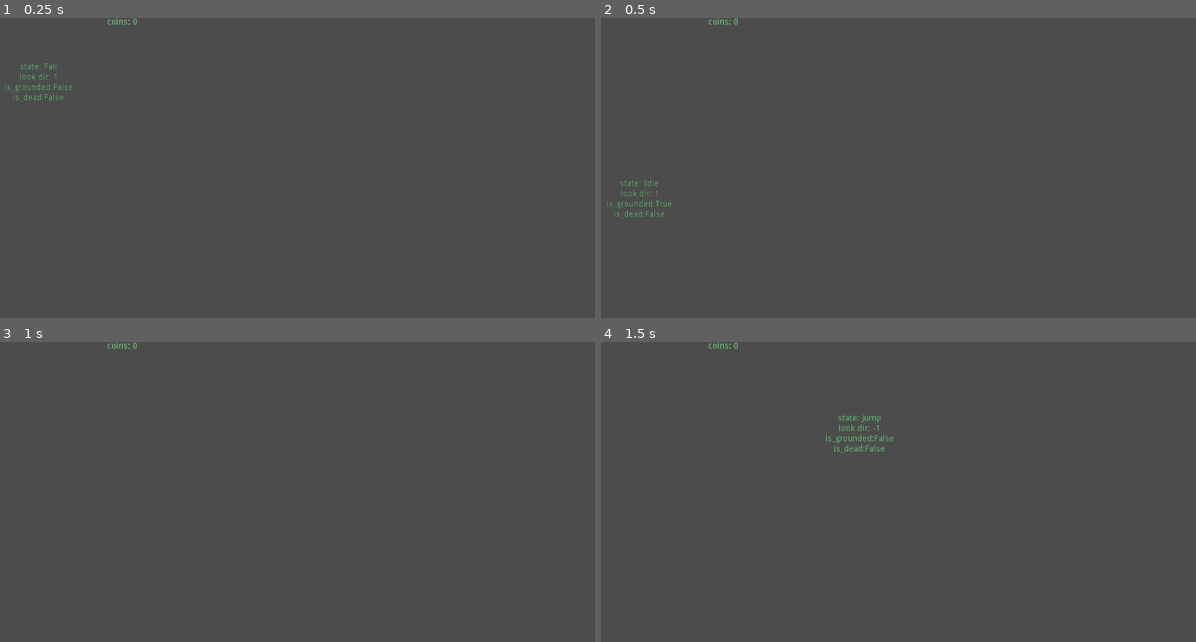
Above: before the commit, frames 1-4 (two rows, left to right).
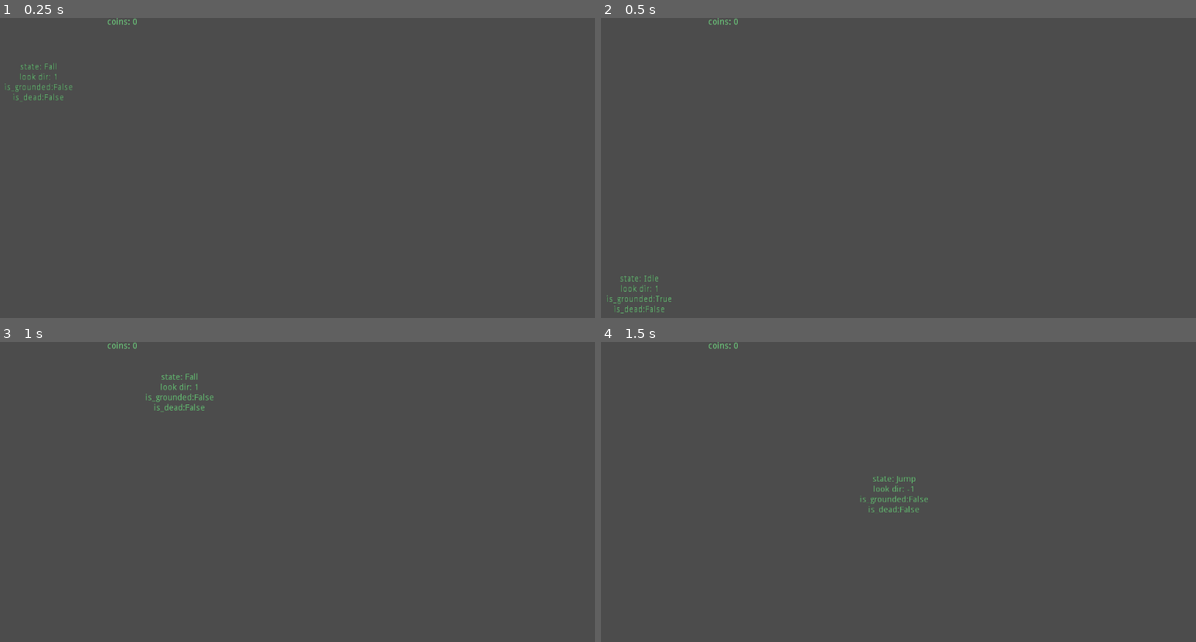
Above: after the commit, the same moments.

Repository: vicious987/slimeboy
Game: Godot game, scene res://Gameworld.tscn
The game is run twice, just before and just after one commit, with the same random seed, the same clock (stepped at 60 frames per second) and the same inputs.
Inputs:
- Up to frame 1 (0.25 s): no input
- Up to frame 2 (0.5 s): no input
- Up to frame 3 (1 s): hold D (move_right) from 0.53 s (still down); hold W (jump) from 0.53 s (still down)
- Up to frame 4 (1.5 s): release D (move_right) at 1.28 s; release W (jump) at 1.28 s; hold A (move_left) from 1.28 s (still down); tap W (jump) at 1.35 s

Frame 1 is identical in both runs. In frame 2, 0.5% of the frame differs, in the area x 0-12%, y 53-99%; in frame 3, 0.3%; in frame 4, 0.6%, in the area x 37-55%, y 24-57%.

Commit message:
add wall jump (kinda works)

Diff:
--- a/TestingGrounds.tscn
+++ b/TestingGrounds.tscn
@@ -11,7 +11,7 @@
 extents = Vector2( 91.7833, 77.1758 )
 
 [sub_resource type="RectangleShape2D" id=3]
-extents = Vector2( 21.7733, 300 )
+extents = Vector2( 21.773, 600 )
 
 [node name="Map" type="Node2D"]
 
@@ -28,7 +28,7 @@
 collision_mask = 0
 
 [node name="CollisionShape2D" type="CollisionShape2D" parent="StaticBody2D2"]
-position = Vector2( 161.045, 508.945 )
+position = Vector2( 117.65, 695.289 )
 shape = SubResource( 2 )
 
 [node name="StaticBody2D3" type="StaticBody2D" parent="."]
@@ -39,7 +39,7 @@
 }
 
 [node name="CollisionShape2D" type="CollisionShape2D" parent="StaticBody2D3"]
-position = Vector2( 4.4878, 152.585 )
+position = Vector2( 7.04029, 27.5049 )
 shape = SubResource( 3 )
 
 [node name="KillArea" parent="." instance=ExtResource( 1 )]
--- a/states/FallState.gd
+++ b/states/FallState.gd
@@ -1,6 +1,6 @@
 extends AirState
 
-export var horizontal_maneuverability:int = 600
+export var horizontal_maneuverability:int = 800
 export(float,0,1) var acc_factor = 0.2
 
 func _ready() -> void:
--- a/states/Jump.gd
+++ b/states/Jump.gd
@@ -26,7 +26,7 @@
 func update(host:KinematicBody2D, delta):
 	.update(host, delta)
 
-	player_body.motion.y += gravity * delta
+	player_body.motion.y += gravity * delta # why need delta tho
 
 	if player_body.motion.y > 0:
 		emit_signal("done", "Fall")
--- a/states/Walljump.gd
+++ b/states/Walljump.gd
@@ -1,8 +1,18 @@
 extends State
+
+var gravity
+var jump_height = 500
+var jump_speed
+var jump_duration =0.7
+
+func _ready() -> void:
+	gravity = 2 * jump_height / pow(jump_duration, 2)
+	jump_speed = -sqrt(2 * gravity * jump_height)
 
 var controllable
 func enter(host:KinematicBody2D) -> void:
-	player_body.motion = Vector2(2000,-3000)
+	player_body.motion.x = 600
+	player_body.motion.y += jump_speed
 	#controllable = false
 func exit(host:KinematicBody2D) -> void:
 	return
@@ -11,8 +21,8 @@
 	return
 
 func update(host:KinematicBody2D, delta) -> void:
-	apply_gravity()
-	if player_body.motion.y > 0:
+	player_body.motion.y += gravity * delta
+	if player_body.motion.y > -1000:
 		emit_signal("done","Fall")
 
 	host.move_and_slide(player_body.motion, Vector2.UP)
